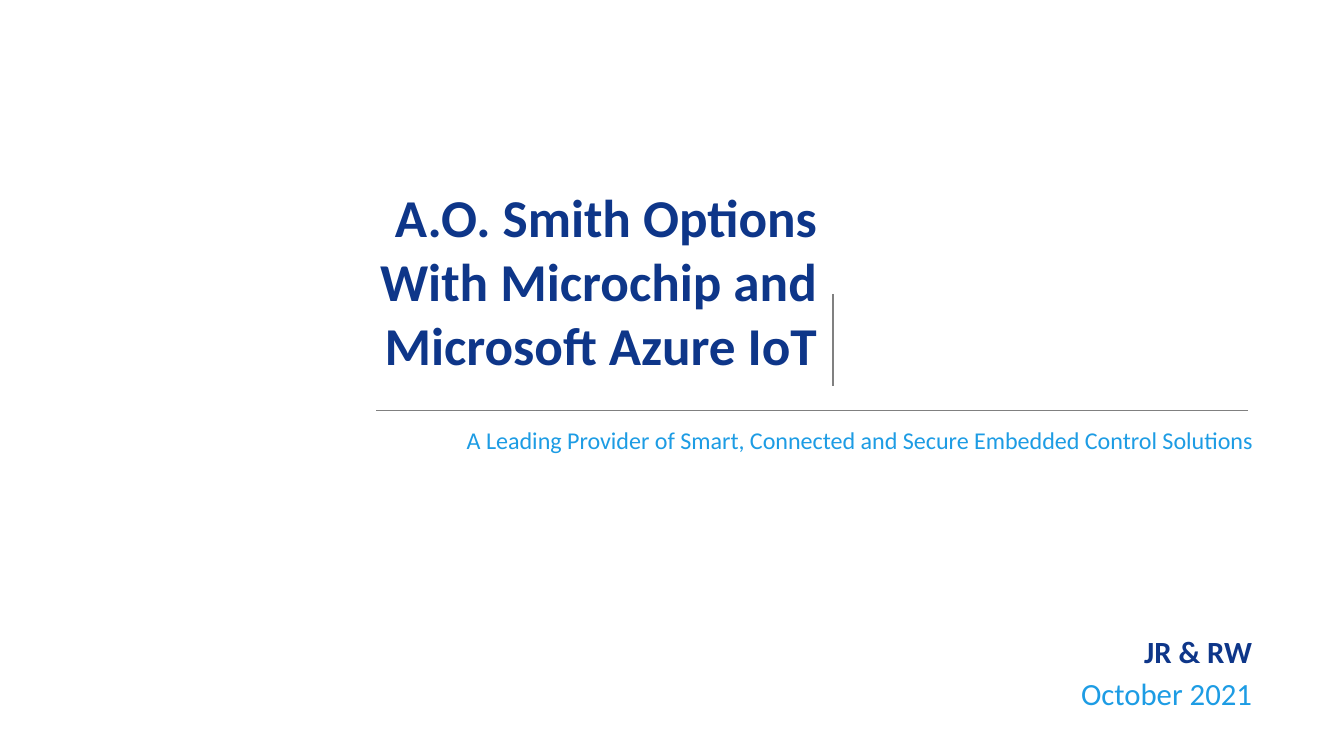
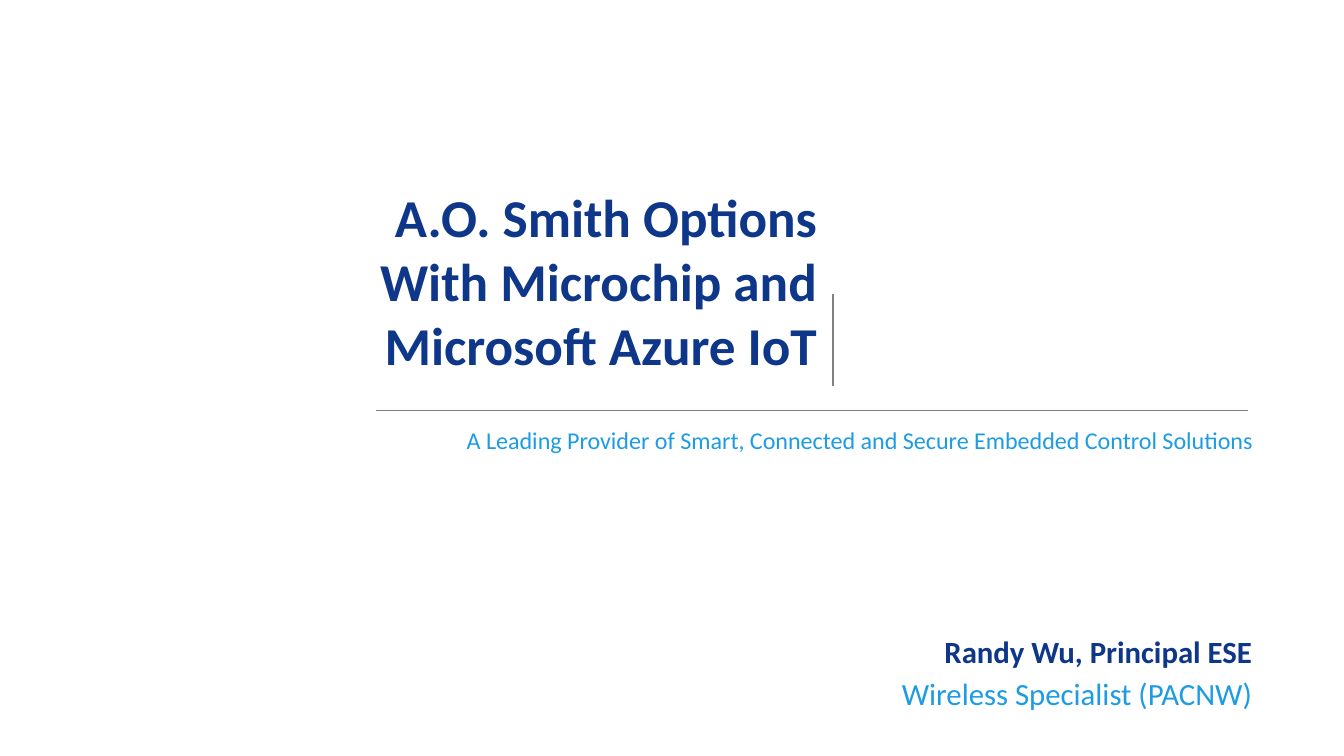
Before and after one commit to danewalton/Microchip-SAM-IoT-Wx, a slide deck: slide 1 of AO-Smith-MSFT-MCHP-r6.pptx. Drawn at 1344x756 pixels with LibreOffice and Linux fonts; fonts in the diff are those of the drawing; background and template pictures are left out. Boxes give left, top, right and bottom in pixels: in the first picture for what was removed or moved away, otherwise in the second. Text is boxed around its words. In the diff, an @@ line names an element or a change of style, - is before the commit and + after.

```diff
--- a/AO-Smith-MSFT-MCHP-r6.pptx
+++ b/AO-Smith-MSFT-MCHP-r6.pptx
@@ text at (x1=944, y1=641, x2=1252, y2=668): text changed @@
-JR & RW
+Randy Wu, Principal ESE
@@ text at (x1=902, y1=682, x2=1251, y2=710): text changed @@
-October 2021
+Wireless Specialist (PACNW)
```
Also in this commit, not shown: 10 other files.
